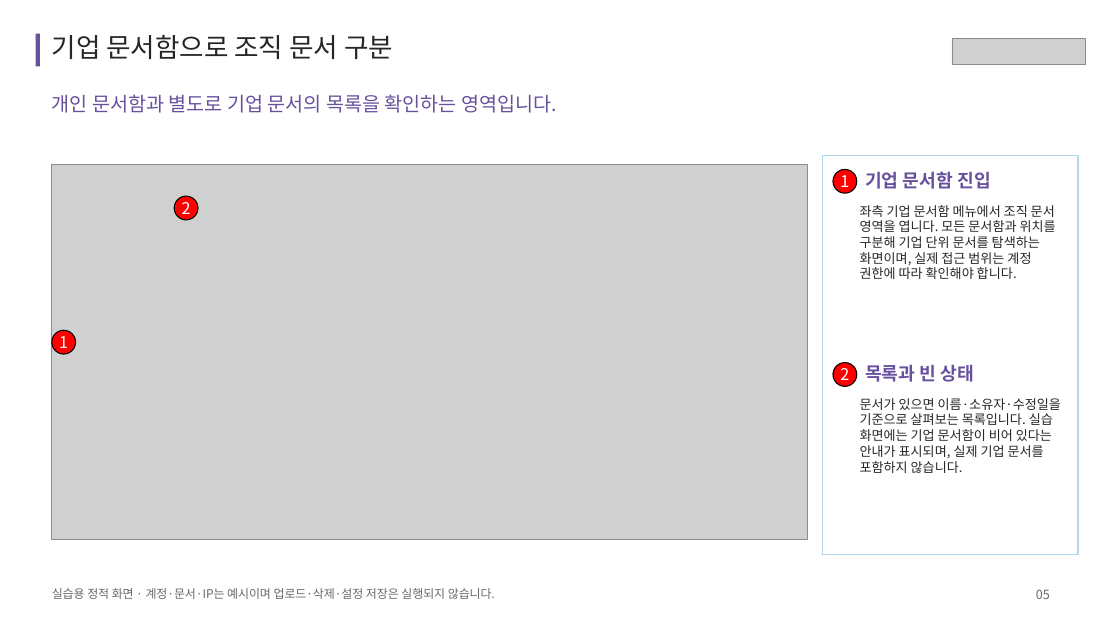
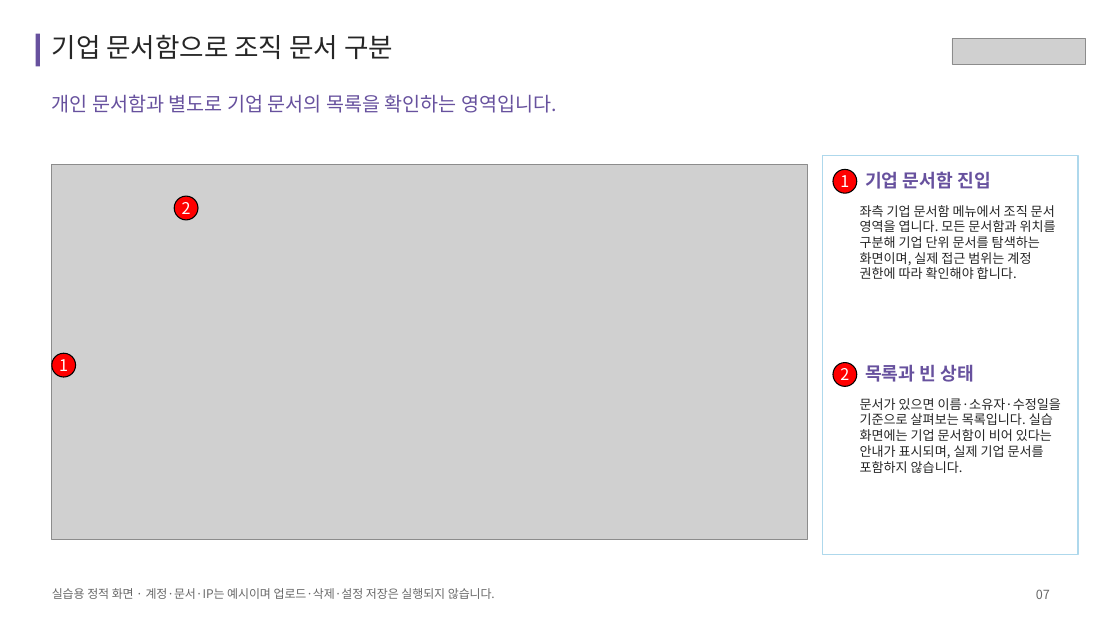
Before and after one commit to acmexii/cloudikehome, a slide deck: slide 7 of docs/cloudike-app-features.pptx (slide 5 before the commit). Drawn at 1120x630 pixels with LibreOffice and Linux fonts; fonts in the diff are those of the drawing; grey boxes stand for pictures. Boxes give left, top, right and bottom in pixels: in the first picture for what was removed or moved away, otherwise in the second. Text is boxed around its words. In the diff, an @@ line names an element or a change of style, - is before the commit and + after.

```diff
--- a/docs/cloudike-app-features.pptx
+++ b/docs/cloudike-app-features.pptx
@@ ellipse "1": place and size @@
-ellipse "1" at bbox=[52, 331, 75, 354]
+ellipse "1" at bbox=[52, 353, 75, 377]
@@ text at bbox=[1036, 589, 1050, 599]: text changed @@
-05
+07
```
Also in this commit, not shown: 8 other slides changed, 2 slides added, 2 other files.
